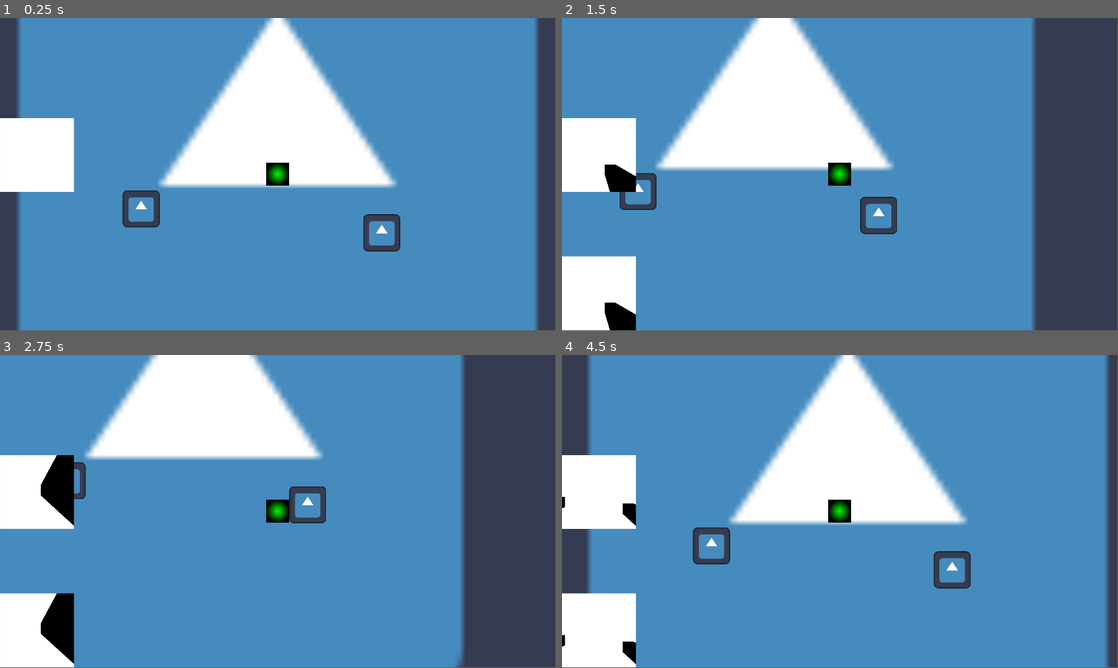
Above: before the commit, frames 1-4 (two rows, left to right).
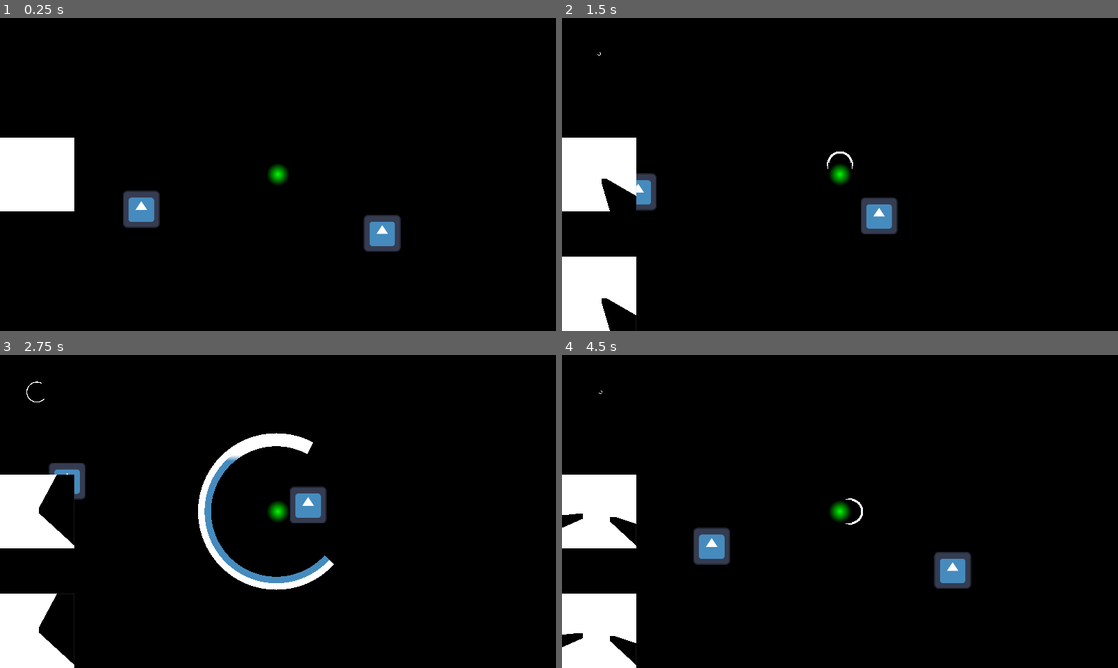
Above: after the commit, the same moments.

Repository: MelPeslier/Lights
Game: Godot game, scene res://sound_waves/lights_shadows/ligths_shadows.tscn
Two runs of this game, one before a commit and one after it. Both use one fixed random seed, a clock stepped at 60 frames per second and the inputs below. The project has no main scene, so this scene is started directly. The engine's default icon, where the game draws it, is replaced by a stand-in: a white triangle on a blue panel in a dark square.
Inputs:
- Up to frame 1 (0.25 s): no input
- Up to frame 2 (1.5 s): tap Enter at 0.5 s; hold D (right) 0.53-1.28 s; tap Space (use) at 0.6, 1.35 s; hold S (down) from 1.28 s (still down)
- Up to frame 3 (2.75 s): release S (down) at 2.03 s; hold D (right) from 2.03 s (still down); tap Space (use) at 2.1 s
- Up to frame 4 (4.5 s): release D (right) at 2.78 s; hold W (up) 2.78-3.53 s; tap Space (use) at 2.85, 3.6, 4.35 s; hold A (left) from 3.53 s (still down)
The window is 799x449 before the commit and 800x450 after it. Grey fills any space a smaller window leaves; there, only what the larger window draws over its background counts as a difference.

The runs differ from the first frame. In frame 1, 96% of the frame differs, in the area x 0-100%, y 0-100%; in frame 2, 93%; in frame 3, 92%; in frame 4, 93%.

Commit message:
base working

Diff:
--- a/project.godot
+++ b/project.godot
@@ -11,6 +11,7 @@
 [application]
 
 config/name="Lights"
+config/tags=PackedStringArray("experiment", "learning")
 config/features=PackedStringArray("4.2", "Mobile")
 config/icon="res://icon.svg"
 
@@ -18,6 +19,7 @@
 
 window/size/viewport_width=1920
 window/size/viewport_height=1080
+window/stretch/mode="canvas_items"
 
 [editor_plugins]
 
--- a/sound_waves/lights_shadows/ligths_shadows.tscn
+++ b/sound_waves/lights_shadows/ligths_shadows.tscn
@@ -37,23 +37,6 @@
 
 [node name="ligths_shadows" type="Node2D"]
 script = ExtResource("1_t1112")
-
-[node name="NormalBG" type="Sprite2D" parent="."]
-scale = Vector2(20.36, 20.36)
-texture = ExtResource("1_u0ijd")
-metadata/_edit_lock_ = true
-
-[node name="Player" parent="." node_paths=PackedStringArray("s_v_mask") instance=ExtResource("4_fxn6n")]
-s_v_mask = NodePath("../MaskSubViewport")
-
-[node name="Ground" parent="." instance=ExtResource("7_xr5j8")]
-position = Vector2(-472, 120)
-
-[node name="Ground2" parent="." instance=ExtResource("7_xr5j8")]
-position = Vector2(360, 203)
-
-[node name="MaskSubViewport" parent="." instance=ExtResource("5_p6kvb")]
-unique_name_in_owner = true
 
 [node name="Mask2" type="Node2D" parent="."]
 position = Vector2(-5046, 2124)
@@ -160,3 +143,20 @@
 
 [node name="LightOccluder2D" type="LightOccluder2D" parent="LightV2/Icon2"]
 occluder = SubResource("OccluderPolygon2D_xhtjp")
+
+[node name="NormalBG2" type="Sprite2D" parent="."]
+scale = Vector2(20.36, 20.36)
+texture = ExtResource("1_u0ijd")
+metadata/_edit_lock_ = true
+
+[node name="Player" parent="." node_paths=PackedStringArray("s_v_mask") instance=ExtResource("4_fxn6n")]
+s_v_mask = NodePath("../MaskSubViewport")
+
+[node name="Ground" parent="." instance=ExtResource("7_xr5j8")]
+position = Vector2(-472, 120)
+
+[node name="Ground2" parent="." instance=ExtResource("7_xr5j8")]
+position = Vector2(360, 203)
+
+[node name="MaskSubViewport" parent="." instance=ExtResource("5_p6kvb")]
+unique_name_in_owner = true
--- a/sound_waves/lights_shadows/mask_sub_viewport.gd
+++ b/sound_waves/lights_shadows/mask_sub_viewport.gd
@@ -3,7 +3,7 @@
 
 @onready var point_light: PointLight2D = %PointLight
 @onready var bg: ColorRect = %BG
-@onready var camera: Camera2D = %Camera
+#@onready var camera: Camera2D = %Camera
 
 var local_occluders : Array[LightOccluder2D] = []
 
@@ -11,15 +11,15 @@
 
 
 # Called every frame. 'delta' is the elapsed time since the previous frame.
-func get_mask(_origin_pos : Vector2, _wave_length, _occluders: Array[Node2D]) -> ViewportTexture:
-	print("oui")
-	size = Vector2(_wave_length, _wave_length)
-	camera.position = Vector2.ONE * _wave_length / 2.0
-	bg.size = Vector2.ONE * _wave_length
+func get_mask(_origin_pos : Vector2, _screen_size: float, _occluders: Array[Node2D]) -> ViewportTexture:
+	size = Vector2.ONE * _screen_size
+	#camera.position = Vector2.ONE * _screen_size * 0.5
+	#camera.zoom.y = 1080/1920.0
+	bg.size = Vector2.ONE * _screen_size
 
 	var _size : float = point_light.texture.get_size().x
-	point_light.texture_scale = _wave_length / _size
-	point_light.position = Vector2.ONE * _wave_length / 2.0
+	point_light.texture_scale = _screen_size / _size
+	point_light.position = Vector2.ONE * _screen_size * 0.5
 
 
 	for occl: LightOccluder2D in local_occluders:
@@ -31,7 +31,7 @@
 		var to_copy: LightOccluder2D = _occluders[i].light_occluder_2d
 		local_occluders.push_back(occl)
 		add_child(occl)
-		occl.position = Vector2.ONE * _wave_length / 2.0 + to_copy.global_position - _origin_pos
+		occl.position = Vector2.ONE * _screen_size *0.5 + to_copy.global_position - _origin_pos
 		occl.occluder_light_mask = to_copy.occluder_light_mask
 		occl.occluder = to_copy.occluder
 
--- a/sound_waves/lights_shadows/mask_sub_viewport.tscn
+++ b/sound_waves/lights_shadows/mask_sub_viewport.tscn
@@ -15,6 +15,7 @@
 anchors_preset = 15
 anchor_right = 1.0
 anchor_bottom = 1.0
+offset_bottom = 840.0
 grow_horizontal = 2
 grow_vertical = 2
 
@@ -27,6 +28,3 @@
 shadow_item_cull_mask = 2
 texture = ExtResource("2_yobqn")
 texture_scale = 10.0
-
-[node name="Camera" type="Camera2D" parent="."]
-unique_name_in_owner = true
--- a/sound_waves/lights_shadows/player.gd
+++ b/sound_waves/lights_shadows/player.gd
@@ -3,20 +3,37 @@
 
 
 const SPEED = 300.0
+
 @export var wave_length : float = 900 :
 	set(_new):
 		wave_length = _new
 		if is_inside_tree():
 			collision_occluder_shape.shape.size = Vector2.ONE * wave_length
+
+
+@export var sound_waves : Sprite2D
+
 @export var s_v_mask : SVMask
+
+
 
 @onready var occluders_inside: Area2D = %OccludersInside
 @onready var wave_mask_debug: TextureRect = %WaveMaskDebug
 @onready var collision_occluder_shape: CollisionShape2D = $OccludersInside/CollisionOccluderShape
 @onready var image_debug: TextureRect = %ImageDebug
+@onready var screen: Sprite2D = %Screen
+@onready var screen_mat : ShaderMaterial = screen.material as ShaderMaterial
+
+@onready var screen_tex_debug: TextureRect = %ScreenTexDebug
+@onready var screen_tex_debug_mat : ShaderMaterial = screen_tex_debug.material as ShaderMaterial
+
+
+var waves : Array[SoundWave]
+var test_wave : SoundWave
 
 func _ready() -> void:
 	wave_length = wave_length
+	print(get_viewport_rect().size)
 	await RenderingServer.frame_post_draw
 	update_tex()
 
@@ -36,20 +53,79 @@
 
 	move_and_slide()
 
+
 func _process(delta: float) -> void:
 
+	if Input.is_action_just_pressed("use"):
+		var mask := await update_tex()
+		var wave := SoundWave.new(wave_length, global_position, mask)
+		add_child(wave)
+		waves.push_back(wave)
+		wave.finished.connect(_on_wave_finished)
 
-	if Input.is_action_just_pressed("use"):
-		update_tex()
+		test_wave = wave
+		test_wave.start()
+
+	# Update current data between 0 and 1
+
+	var wave_origin := Vector2.ZERO
+	var wave_radius : float = 0.0
+	var wave_current_radius : float = 0.0
+	var wave_inner_radius : float = 0.0
+	var mask : Texture = null
+
+	var wave_origin_debug := Vector2.ZERO
+	var wave_radius_debug :float = 0.0
+
+	if test_wave:
+		# Center the 'global pos' of the screen, so it maps wiht the uv
+		wave_origin = (test_wave.origin - screen.global_position) / (screen.get_rect().size.x * 0.5 * screen.scale.x) # Define compared to the UV
+		wave_radius = test_wave.radius / (screen.get_rect().size.x * screen.scale.x)
+
+		wave_current_radius = test_wave.current_radius
+		wave_inner_radius = test_wave.inner_radius
+		mask = test_wave.mask
+		#1.77778 1920/1080
+		#0.5625 1080/1920
+		#0.46875 900/1920
+		#radius / screen.x
+		#2.86458 5500/1920
+		1 * 0.46875
+		wave_origin_debug = (test_wave.origin - screen.global_position) / screen_tex_debug.size
+		wave_radius_debug = test_wave.radius / screen.get_rect().size.x * screen.scale.x
+
+	screen_mat.set_shader_parameter("wave_origin", wave_origin)
+	screen_mat.set_shader_parameter("wave_radius", wave_radius)
+	screen_mat.set_shader_parameter("wave_current_radius", wave_current_radius)
+	screen_mat.set_shader_parameter("wave_inner_radius", wave_inner_radius)
+	screen_mat.set_shader_parameter("mask", mask)
+
+	screen_tex_debug_mat.set_shader_parameter("wave_origin", wave_origin)
+	screen_tex_debug_mat.set_shader_parameter("wave_radius", wave_radius)
+	screen_tex_debug_mat.set_shader_parameter("wave_current_radius", wave_current_radius)
+	screen_tex_debug_mat.set_shader_parameter("wave_inner_radius", wave_inner_radius)
+	screen_tex_debug_mat.set_shader_parameter("mask", mask)
 
 
-func update_tex() -> void:
-		if not s_v_mask :
-			print("no sub viewport")
-			return
-		var tex : ViewportTexture = await s_v_mask.get_mask(global_position, wave_length, occluders_inside.get_overlapping_bodies())
-		wave_mask_debug.texture = tex
+func _on_wave_finished(_node: SoundWave) -> void:
+	var idx := waves.find(_node)
+	waves[idx].queue_free()
+	waves.remove_at(idx)
+	if waves.is_empty():
+		test_wave = null
+		return
+	test_wave = waves[waves.size()-1]
 
-		var image: Image = tex.get_image()
-		var new_tex := ImageTexture.create_from_image(image)
-		image_debug.texture = new_tex
+
+func update_tex() -> Texture:
+	if not s_v_mask :
+		print("no sub viewport")
+		return
+	var screen_size : float = screen.get_rect().size.x * screen.scale.x
+	var tex : ViewportTexture = await s_v_mask.get_mask(global_position, screen_size, occluders_inside.get_overlapping_bodies())
+	wave_mask_debug.texture = tex
+
+	var image: Image = tex.get_image()
+	var new_tex := ImageTexture.create_from_image(image)
+	image_debug.texture = new_tex
+	return new_tex
--- a/sound_waves/lights_shadows/player.tscn
+++ b/sound_waves/lights_shadows/player.tscn
@@ -1,20 +1,48 @@
-[gd_scene load_steps=6 format=3 uid="uid://tp550tyl32hk"]
+[gd_scene load_steps=12 format=3 uid="uid://tp550tyl32hk"]
 
 [ext_resource type="Script" path="res://sound_waves/lights_shadows/player.gd" id="1_44nw1"]
 [ext_resource type="Texture2D" uid="uid://cuwie667g57rl" path="res://art/2d_lights_and_shadows_neutral_point_light.png" id="2_wyhfu"]
+[ext_resource type="Texture2D" uid="uid://djebd04a4cl25" path="res://art/black.png" id="3_brbv3"]
 [ext_resource type="Texture2D" uid="uid://c3dmsl2nkexr4" path="res://icon.svg" id="3_ei1k1"]
+[ext_resource type="Shader" path="res://sound_waves/lights_shadows/sound_waves.gdshader" id="4_6r4fg"]
 
 [sub_resource type="RectangleShape2D" id="RectangleShape2D_prdx4"]
 size = Vector2(80, 80)
 
+[sub_resource type="FastNoiseLite" id="FastNoiseLite_pwyeh"]
+
+[sub_resource type="NoiseTexture2D" id="NoiseTexture2D_40oyk"]
+noise = SubResource("FastNoiseLite_pwyeh")
+
+[sub_resource type="ShaderMaterial" id="ShaderMaterial_oqk1s"]
+shader = ExtResource("4_6r4fg")
+shader_parameter/wave_radius = 0.4
+shader_parameter/wave_current_radius = 0.725
+shader_parameter/wave_inner_radius = 0.57
+shader_parameter/wave_origin = Vector2(0, 0)
+shader_parameter/mask = SubResource("NoiseTexture2D_40oyk")
+
 [sub_resource type="RectangleShape2D" id="RectangleShape2D_364c7"]
 size = Vector2(200, 20)
+
+[sub_resource type="ShaderMaterial" id="ShaderMaterial_r4eo6"]
+shader = ExtResource("4_6r4fg")
+shader_parameter/wave_radius = null
+shader_parameter/wave_current_radius = null
+shader_parameter/wave_inner_radius = null
+shader_parameter/wave_origin = null
 
 [node name="Player" type="CharacterBody2D"]
 script = ExtResource("1_44nw1")
 
 [node name="CollisionShape2D" type="CollisionShape2D" parent="."]
 shape = SubResource("RectangleShape2D_prdx4")
+
+[node name="Screen" type="Sprite2D" parent="."]
+unique_name_in_owner = true
+material = SubResource("ShaderMaterial_oqk1s")
+scale = Vector2(7.5, 7.5)
+texture = ExtResource("3_brbv3")
 
 [node name="Sprite" type="Sprite2D" parent="."]
 modulate = Color(0, 1, 0, 1)
@@ -33,15 +61,24 @@
 
 [node name="Debug" type="CanvasLayer" parent="."]
 
+[node name="ScreenTexDebug" type="TextureRect" parent="Debug"]
+unique_name_in_owner = true
+material = SubResource("ShaderMaterial_r4eo6")
+custom_minimum_size = Vector2(256, 256)
+offset_right = 256.0
+offset_bottom = 256.0
+texture = ExtResource("3_ei1k1")
+expand_mode = 1
+
 [node name="WaveMaskDebug" type="TextureRect" parent="Debug"]
 unique_name_in_owner = true
 custom_minimum_size = Vector2(256, 256)
 anchors_preset = 4
 anchor_top = 0.5
 anchor_bottom = 0.5
-offset_top = -194.0
+offset_top = -128.0
 offset_right = 256.0
-offset_bottom = 62.0
+offset_bottom = 128.0
 grow_vertical = 2
 texture = ExtResource("2_wyhfu")
 expand_mode = 1
--- /dev/null
+++ b/sound_waves/lights_shadows/sound_wave.gd
@@ -0,0 +1,29 @@
+class_name SoundWave
+extends Node
+
+signal finished(_node: SoundWave)
+
+@export var color := Color.WHITE
+@export var travel_time : float = 1.0
+@export var wave_size : float = 50
+var current_radius: float = 0
+var inner_radius: float = 0
+var radius : float
+var origin : Vector2
+var mask : Texture
+
+
+func _init(_radius: float, _origin: Vector2, _mask : Texture) -> void:
+	radius = _radius
+	origin = _origin
+	mask = _mask
+
+func start() -> void:
+	var tween : Tween = create_tween()
+	tween.tween_property(self, "current_radius", 1.0, travel_time).from(0.0)
+	tween.parallel().tween_property(self, "inner_radius", 1.0, travel_time * 1.2).from(0.0)
+	tween.tween_interval(0.2)
+	tween.tween_callback(_finished)
+
+func _finished() -> void:
+	finished.emit(self)
--- /dev/null
+++ b/sound_waves/lights_shadows/sound_waves.gd
@@ -0,0 +1,11 @@
+extends Sprite2D
+
+
+# Called when the node enters the scene tree for the first time.
+func _ready() -> void:
+	pass # Replace with function body.
+
+
+# Called every frame. 'delta' is the elapsed time since the previous frame.
+func _process(delta: float) -> void:
+	pass
--- /dev/null
+++ b/sound_waves/lights_shadows/sound_waves.gdshader
@@ -0,0 +1,45 @@
+shader_type canvas_item;
+
+uniform sampler2D screen_tex : hint_screen_texture;
+
+group_uniforms Waves;
+uniform float wave_radius;
+uniform float wave_current_radius;
+uniform float wave_inner_radius;
+uniform vec2 wave_origin;
+uniform sampler2D mask : hint_default_black, repeat_disable;
+
+float stroke(float _edge, float _aim, float _width){
+	return step(_edge, _aim + _width * 0.5) - step(_edge, _aim - _width * 0.5);
+}
+
+void fragment() {
+	vec2 uv = UV ;
+	uv = uv * 2.0 - 1.0;
+	//uv *= 0.5625;
+	vec4 tex = texture( screen_tex, UV );
+	// divide length(...) by  radius / screen.x
+	float circle_sdf = length(uv - wave_origin ) / wave_radius ;
+
+	float outer_line = stroke(circle_sdf, wave_current_radius, 0.1);
+	float outer_edge = step(circle_sdf, wave_current_radius);
+	float inner_edge = step(wave_inner_radius, circle_sdf);
+	float inner_part = min(inner_edge, outer_edge);
+	vec2 uv_mask = (uv - wave_origin + 1.0) / 2.0 ;
+
+	// make what's outdise black per default
+	float mask_tex = texture( mask, uv_mask ).r;
+	mask_tex = mix(0.0, mask_tex,
+		step(uv.x, 1.0) * step(-1.0, uv.x) *
+		step(uv.y, 1.0) * step(-1.0, uv.y)
+	);
+
+	//COLOR.rgb = vec3(circle_sdf);
+	//COLOR.rgb = vec3( outer_line );
+	//COLOR.rgb = vec3( outer_edge );
+	//COLOR.rgb = vec3( inner_edge );
+	COLOR.rgb = vec3( inner_part * mask_tex );
+	//COLOR.rgb = vec3( mask_tex );
+	COLOR.a = step(inner_part * mask_tex, outer_line * mask_tex) ;
+
+}
